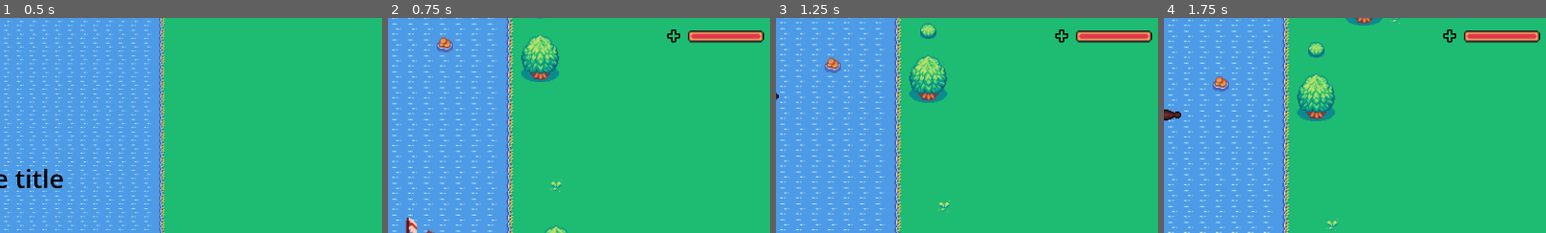
Above: before the commit, frames 1-4 (left to right).
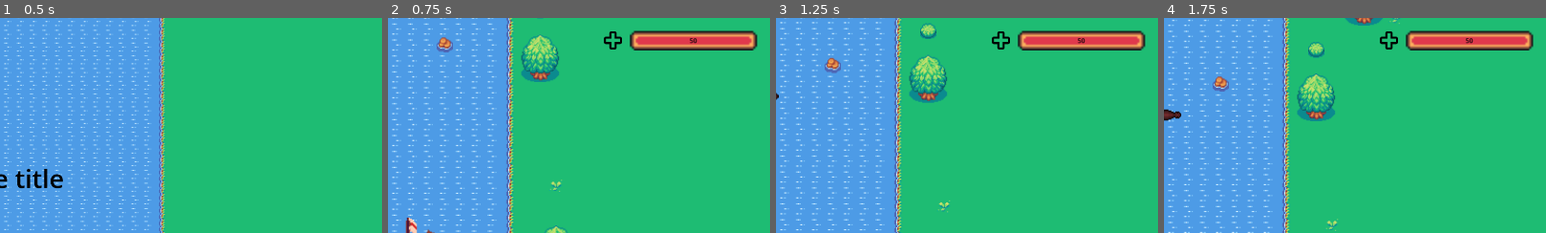
Above: after the commit, the same moments.

Repository: leonblum1208/nl_game_jam_3
Game: Godot game, scene res://scenes/ui/MainMenu.tscn
Two runs of this game, one before a commit and one after it. Both use one fixed random seed, a clock stepped at 60 frames per second and the inputs below.
Inputs:
- Up to frame 1 (0.5 s): no input
- Up to frame 2 (0.75 s): tap Space (ui_select) at 0.5 s; hold Right (ui_right) from 0.53 s (still down)
- Up to frame 3 (1.25 s): keep holding Right (ui_right); tap Space (ui_select) at 0.77 s
- Up to frame 4 (1.75 s): release Right (ui_right) at 1.28 s; hold Down (ui_down) from 1.28 s (still down); tap Space (ui_select) at 1.52 s
The pictures show only the part of the screen within x 50-100%, y 0-50%; the shares and areas given below are measured in that part.

Frame 1 is identical in both runs. In frame 2, 3.3% of the frame differs, in the area x 56-99%, y 5-16%; in frame 3, 3.3%; in frame 4, 3.3%.

Commit message:
prettier healthbar

Diff:
--- a/scenes/characters/Ship.tscn
+++ b/scenes/characters/Ship.tscn
@@ -30,10 +30,10 @@
 anchors_preset = 1
 anchor_left = 1.0
 anchor_right = 1.0
-offset_left = -264.0
-offset_top = 23.0
-offset_right = -220.0
-offset_bottom = 67.0
+offset_left = -425.0
+offset_top = 26.0
+offset_right = -364.0
+offset_bottom = 87.0
 grow_horizontal = 0
 texture = ExtResource("4_c3tgc")
 expand_mode = 1
@@ -42,12 +42,26 @@
 anchors_preset = 1
 anchor_left = 1.0
 anchor_right = 1.0
-offset_left = -207.0
-offset_top = 31.0
-offset_right = -140.0
-offset_bottom = 43.0
+offset_left = -352.0
+offset_top = 32.0
+offset_right = -285.0
+offset_bottom = 44.0
 grow_horizontal = 0
-scale = Vector2(3, 3)
+scale = Vector2(5, 5)
 value = 100.0
 texture_under = ExtResource("4_ypm4q")
 texture_progress = ExtResource("5_c3tgc")
+
+[node name="HealthLabel" type="Label" parent="ShipUI"]
+anchors_preset = 1
+anchor_left = 1.0
+anchor_right = 1.0
+offset_left = -348.0
+offset_top = 34.0
+offset_right = -36.0
+offset_bottom = 79.0
+grow_horizontal = 0
+theme_override_colors/font_color = Color(0, 0, 0, 1)
+text = "HP"
+horizontal_alignment = 1
+vertical_alignment = 1
--- a/scenes/characters/healthbar.gd
+++ b/scenes/characters/healthbar.gd
@@ -5,8 +5,10 @@
 func _ready() -> void:
 	$HealthBar.max_value = GameState.health
 	$HealthBar.value = GameState.health
+	$HealthLabel.text = str(int(GameState.health))
 	GameState.game_state_update.connect(Callable(func():
 		$HealthBar.value = GameState.health
+		$HealthLabel.text = str(int(GameState.health))
 		))
 	GameState.death.connect(Callable(func():
 		$HealthBarIcon.texture = skull_icon
Not shown: 1 places in scenes/characters/Ship.tscn that only renumber resources
